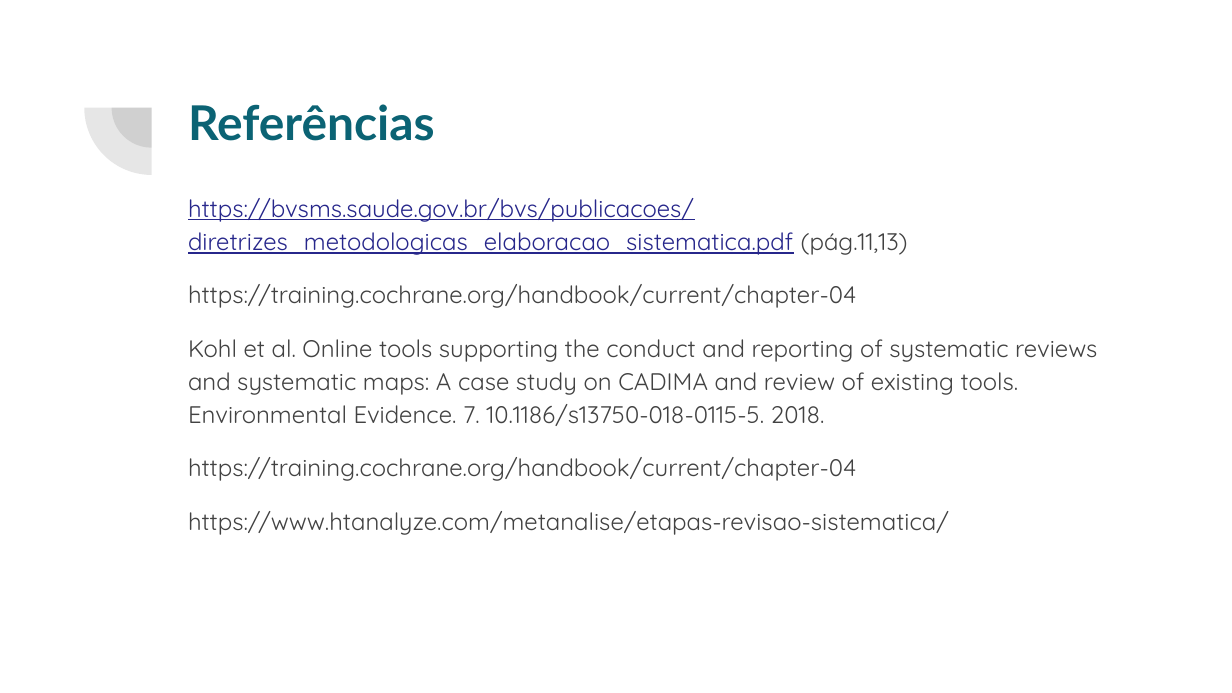
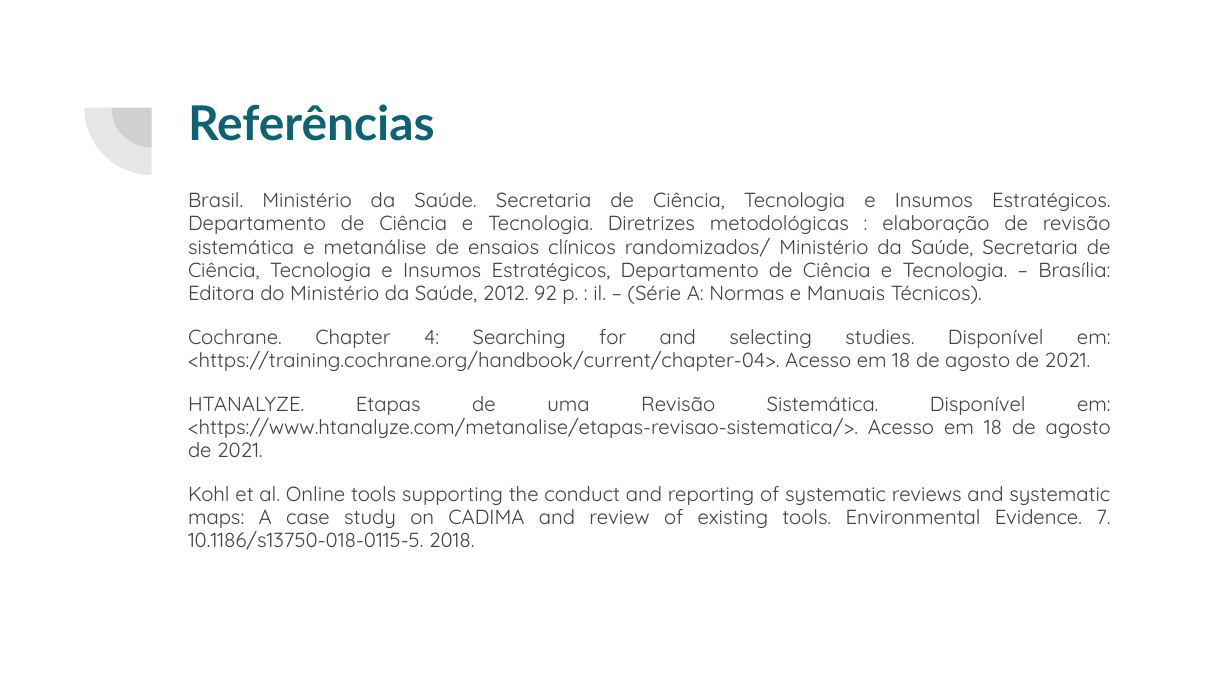
Before and after one commit to cglima/apresentacao-revisao-sistematica, a slide deck: slide 11 of apresentacao-revisao-sistematica.pptx. Drawn at 1232x693 pixels with LibreOffice and Linux fonts; fonts in the diff are those of the drawing. Boxes give left, top, right and bottom in pixels: in the first picture for what was removed or moved away, otherwise in the second. Text is boxed around its words. In the diff, an @@ line names an element or a change of style, - is before the commit and + after.

```diff
--- a/apresentacao-revisao-sistematica.pptx
+++ b/apresentacao-revisao-sistematica.pptx
@@ text at <box>188,192,1111,457</box>: text changed; size 14 to 11.9 pt; text colour #27278B to #424242 @@
-https://bvsms.saude.gov.br/bvs/publicacoes/diretrizes_metodologicas_elaboracao_sistematica.pdf (pág.11,13)
-https://training.cochrane.org/handbook/current/chapter-04
+Brasil. Ministério da Saúde. Secretaria de Ciência, Tecnologia e Insumos Estratégicos. Departamento de Ciência e Tecnologia. Diretrizes metodológicas : elaboração de revisão sistemática e metanálise de ensaios clínicos randomizados/ Ministério da Saúde, Secretaria de Ciência, Tecnologia e Insumos Estratégicos, Departamento de Ciência e Tecnologia. – Brasília: Editora do Ministério da Saúde, 2012. 92 p. : il. – (Série A: Normas e Manuais Técnicos).
+Cochrane. Chapter 4: Searching for and selecting studies. Disponível em: <https://training.cochrane.org/handbook/current/chapter-04>. Acesso em 18 de agosto de 2021.
+HTANALYZE. Etapas de uma Revisão Sistemática. Disponível em: <https://www.htanalyze.com/metanalise/etapas-revisao-sistematica/>. Acesso em 18 de agosto de 2021.
@@ text at <box>188,457,949,535</box>: paragraphs removed @@
-https://training.cochrane.org/handbook/current/chapter-04
-https://www.htanalyze.com/metanalise/etapas-revisao-sistematica/
@@ text at <box>188,486,1110,550</box>: size 14 to 11.9 pt in "Kohl et al. Online tools supporting the ..."; alignment left to justified; line spacing 1.15 to 0.95 @@
```
Also in this commit, not shown: 4 other slides changed, 1 slide added, 1 slide removed.
